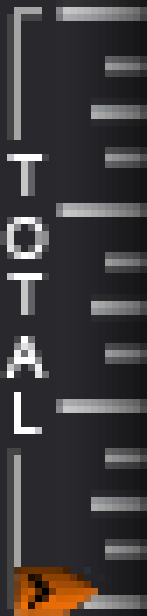
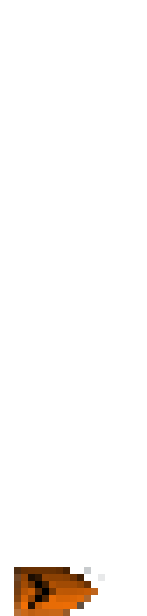
Layers edited between the first and the second 147px x 616px image:
hid "Layer 2" over <box>7,7,42,609</box>
hid "Layer 1" over <box>56,0,147,616</box>
hid "TOTAL" over <box>0,154,49,434</box>
hid "Background" over <box>0,0,147,616</box>
